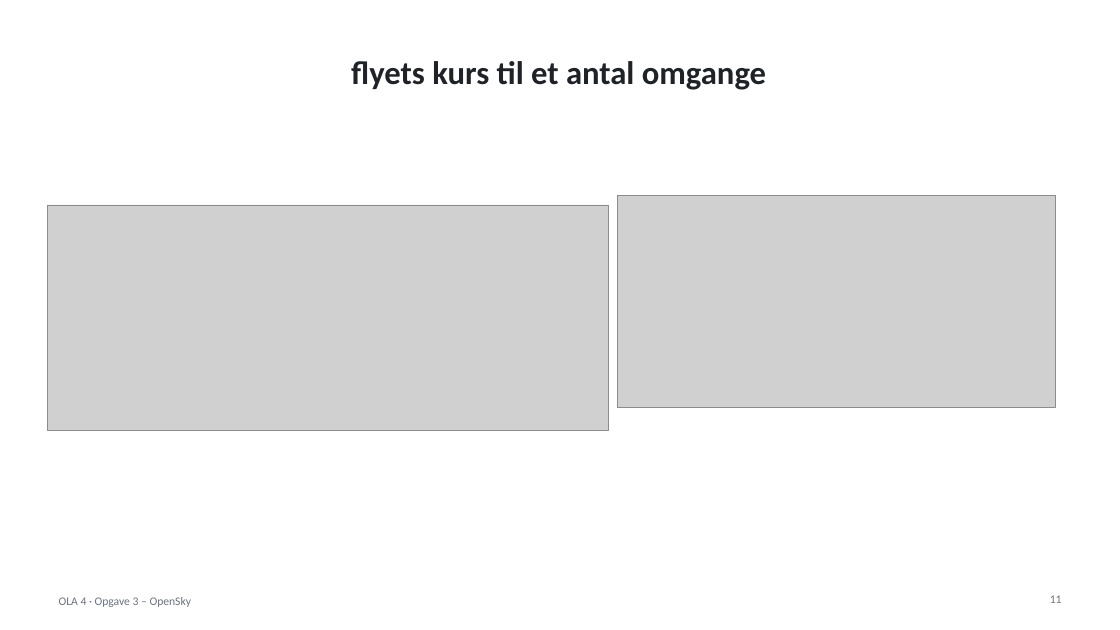
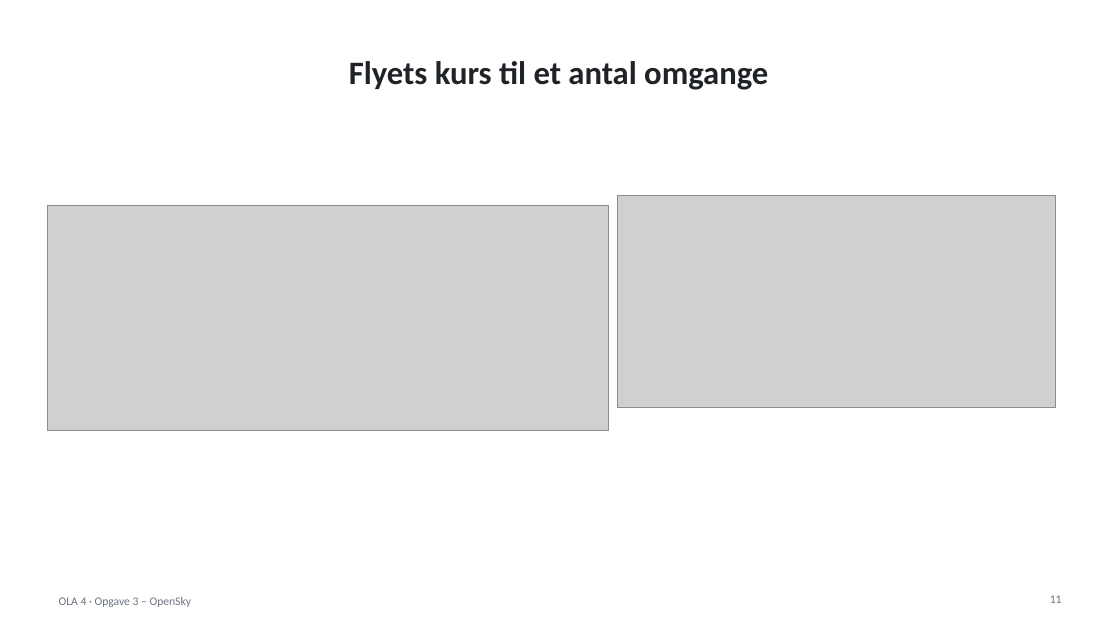
Before and after one commit to RSloek/OLA4, a slide deck: slide 11 of OLA4_Opgave3_praesentation_v3.pptx. Drawn at 1120x630 pixels with LibreOffice and Linux fonts; fonts in the diff are those of the drawing; grey boxes stand for pictures. Boxes give left, top, right and bottom in pixels: in the first picture for what was removed or moved away, otherwise in the second. Text is boxed around its words. In the diff, an @@ line names an element or a change of style, - is before the commit and + after.

Commit message:
fd

```diff
--- a/OLA4_Opgave3_praesentation_v3.pptx
+++ b/OLA4_Opgave3_praesentation_v3.pptx
@@ title at box(349, 61, 768, 90): text changed @@
-flyets kurs til et antal omgange
+Flyets kurs til et antal omgange
```
